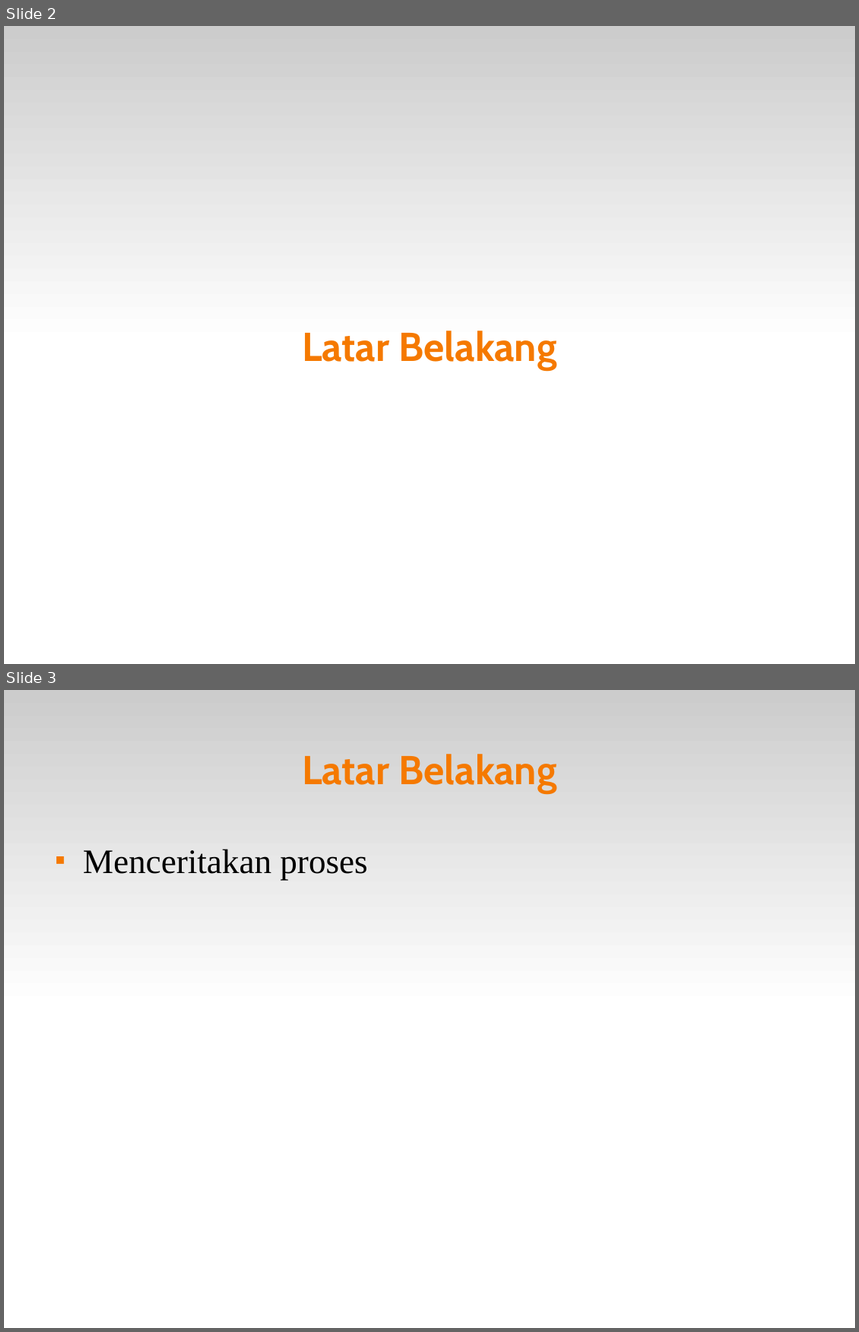
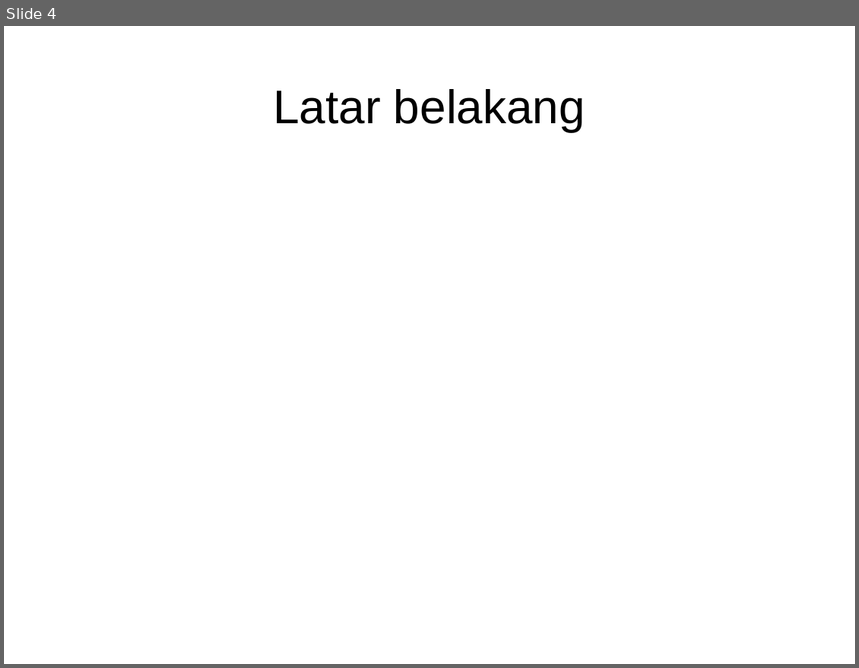
Before and after one commit to muhammadghazali/ghanoz-json-skripsi, a slide deck: slide-presentasi/presentasi-tugas-akhir.odp. Shown one above the other, each under a label of ours: slides 2 and 3 before the commit, slide 4 after it. The pictures are 859x1332 and 859x668 pixels, drawn with LibreOffice and Linux fonts; fonts in the diff are those of the drawing. Boxes give left, top, right and bottom in pixels: in the first picture for what was removed or moved away, otherwise in the second. Text is boxed around its words. In the diff, an @@ line names an element or a change of style, - is before the commit and + after.

```diff
--- a/slide-presentasi/presentasi-tugas-akhir.odp
+++ b/slide-presentasi/presentasi-tugas-akhir.odp
@@ slide 3 removed at box(4, 690, 855, 1328), background #FFFFFF; not listed: 1 template element that a slide beside it also shows @@
@@ title removed at box(302, 754, 557, 793) @@
-Latar Belakang
@@ text removed at box(83, 849, 367, 880) @@
-■ Menceritakan proses
@@ what was slide 2 is now slide 4 @@
@@ slide 4 changed as well @@
@@ rectangle removed at box(4, 26, 855, 345) @@
@@ title at box(273, 89, 585, 132): text changed; size 37.6 to 44 pt; font Cabin to Arial; text colour #F57900 to #000000; bold off @@
-Latar Belakang
+Latar belakang
```
Also in this commit, not shown: 5 slides added, 1 other slide removed, 2 other files.
